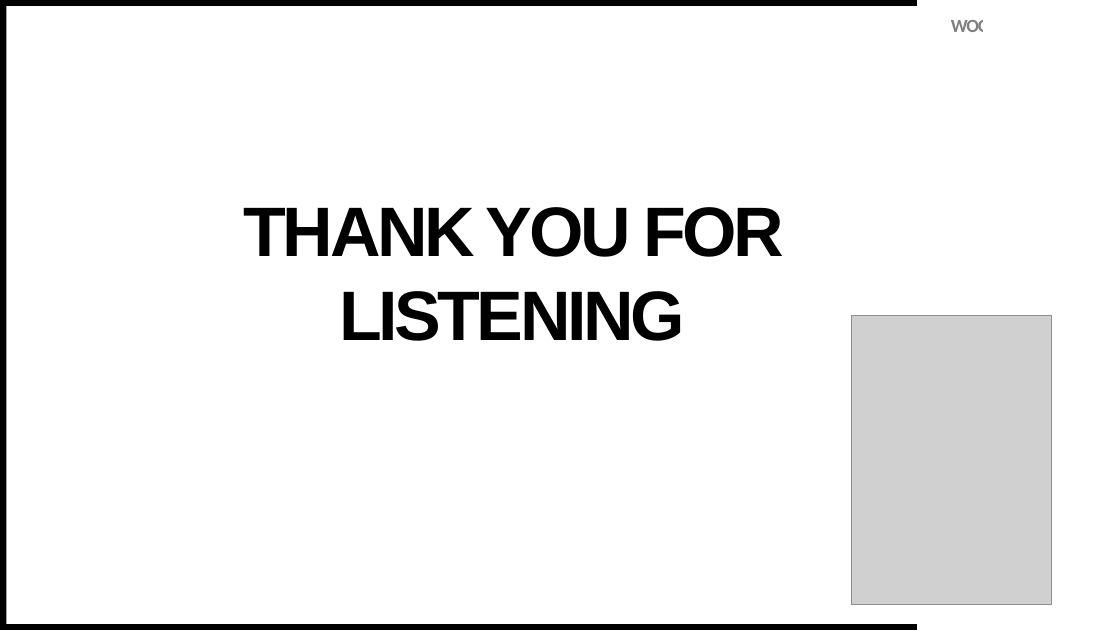
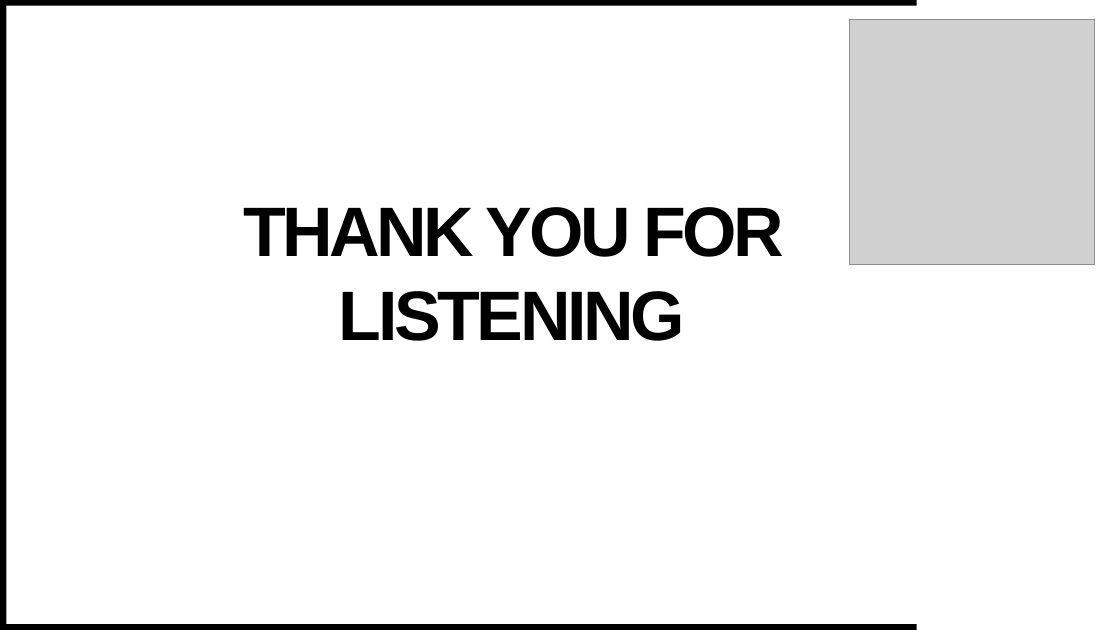
Before and after one commit to Marbul83/PiersProject, a slide deck: slide 14 of Media/DnDPresentation.pptx (slide 16 before the commit). Drawn at 1120x630 pixels with LibreOffice and Linux fonts; fonts in the diff are those of the drawing; grey boxes stand for pictures. Boxes give left, top, right and bottom in pixels: in the first picture for what was removed or moved away, otherwise in the second. Text is boxed around its words. In the diff, an @@ line names an element or a change of style, - is before the commit and + after.

```diff
--- a/Media/DnDPresentation.pptx
+++ b/Media/DnDPresentation.pptx
@@ picture added at (x1=850, y1=20, x2=1095, y2=265) @@
@@ text "WOODGROVE BANK" at (x1=950, y1=17, x2=1095, y2=38): letter spacing -1 to -0.9 pt @@
@@ rectangle at (x1=984, y1=9, x2=1102, y2=54): outline #FFFFFF 1 pt to #FFFFFF 2 pt @@
@@ picture removed at (x1=852, y1=315, x2=1052, y2=605) @@
```
Also in this commit, not shown: 8 other slides changed, 5 slides added, 7 slides removed, 2 other files.
